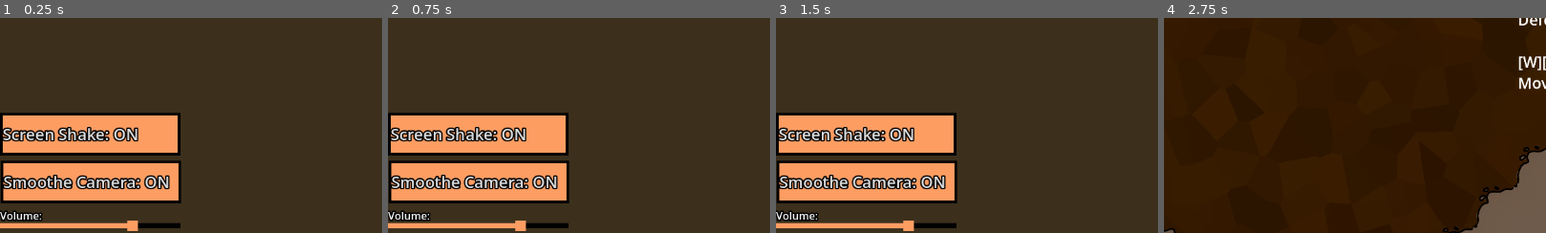
Above: before the commit, frames 1-4 (left to right).
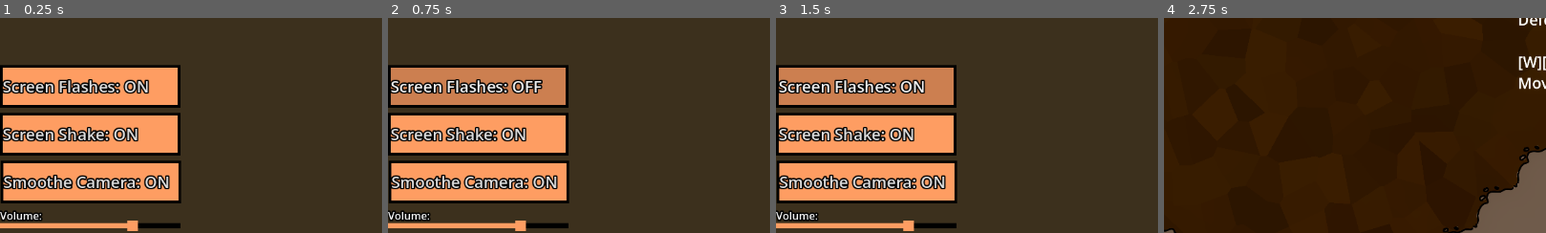
Above: after the commit, the same moments.

Repository: IncrediblyCreativeUsername/Team-Indecisive-Cutthroat-2026
Game: Godot game, scene res://UI/MainMenu.tscn
Same seed, same stepped clock (60 frames per second), same inputs: the game is played once before the commit and once after it.
Inputs (mouse positions are % of the whole screen's width and height, from its top left):
- Up to frame 1 (0.25 s): no input
- Up to frame 2 (0.75 s): click (12, 42) at 0.5 s, where only the run after the commit has a clickable "Screen Flashes: ON"
- Up to frame 3 (1.5 s): click (12, 42) at 1.25 s, where only the run after the commit has a clickable "Screen Flashes: OFF"
- Up to frame 4 (2.75 s): click "Play" at 2 s
The pictures show only the part of the screen within x 0-50%, y 26-76%; the shares and areas given below are measured in that part.

The runs differ from the first frame. In frame 1, 9.2% of the frame differs, in the area x 0-48%, y 21-42%; in frame 2, 9.2%; in frame 3, 9.2%; in frame 4, nothing differs.

Commit message:
Screen flash setting
Added setting to enable/disable screen flashing, hud only shakes when screen shake is enabled

Diff:
--- a/Player/player.gd
+++ b/Player/player.gd
@@ -194,8 +194,9 @@
 			grabbedObject = null
 
 		#damage flash
-		var iFramesRatio = float(Globals.invincible)/float(Globals.invincibilityFrames)
-		animSprite.self_modulate = Color(1,1-iFramesRatio,1-iFramesRatio)
+		if Globals.screenFlash:
+			var iFramesRatio = float(Globals.invincible)/float(Globals.invincibilityFrames)
+			animSprite.self_modulate = Color(1,1-iFramesRatio,1-iFramesRatio)
 
 		#move according to velocity and delta
 		move_and_slide()
--- a/UI/MainMenu.tscn
+++ b/UI/MainMenu.tscn
@@ -61,6 +61,14 @@
 text = "Screen Shake: ON"
 alignment = 0
 
+[node name="ScreenFlash" type="Button" parent="." unique_id=854237453]
+offset_top = 241.0
+offset_right = 272.0
+offset_bottom = 305.0
+theme = ExtResource("2_t6syg")
+text = "Screen Flashes: ON"
+alignment = 0
+
 [node name="SmootheCam" type="Button" parent="." unique_id=12573520]
 offset_left = 1.0
 offset_top = 385.0
@@ -109,5 +117,6 @@
 [connection signal="pressed" from="PrevHat" to="Hats" method="updateHat"]
 [connection signal="pressed" from="Quit" to="." method="_on_quit_pressed"]
 [connection signal="pressed" from="ScreenShake" to="." method="_on_screen_shake_pressed"]
+[connection signal="pressed" from="ScreenFlash" to="." method="_on_screen_flash_pressed"]
 [connection signal="pressed" from="SmootheCam" to="." method="_on_smooth_cam_pressed"]
 [connection signal="value_changed" from="Volume Slider" to="." method="_on_volume_slider_value_changed"]
--- a/UI/hud.gd
+++ b/UI/hud.gd
@@ -24,13 +24,15 @@
 	hpOffset = Vector2(sin(lifetime * 20),sin(lifetime * 50)) * iFramesRatio * 5.
 	hp.self_modulate = Color(1,1-iFramesRatio,1-iFramesRatio)
 	$Health2.self_modulate = Color(1,1-iFramesRatio,1-iFramesRatio)
-	hp.position = hpPos + hpOffset
-	$Health2.position = hpPos + hpOffset
+	if Globals.screenShake:
+		hp.position = hpPos + hpOffset
+		$Health2.position = hpPos + hpOffset
 
 	#flash white
-	var hpFlash = max(iFramesRatio,Globals.eatFlash/Globals.eatFlashMax)
-	hp.material.set_shader_parameter("flash",hpFlash * 0.5)
+	if Globals.screenFlash:
+		var hpFlash = max(iFramesRatio,Globals.eatFlash/Globals.eatFlashMax)
+		hp.material.set_shader_parameter("flash",hpFlash * 0.5)
 
-	#hunger flash white
-	var hungerFlash = Globals.PhilipEatFlash/Globals.eatFlashMax
-	hunger.material.set_shader_parameter("flash",hungerFlash * 0.5)
+		#hunger flash white
+		var hungerFlash = Globals.PhilipEatFlash/Globals.eatFlashMax
+		hunger.material.set_shader_parameter("flash",hungerFlash * 0.5)
--- a/UI/main_menu.gd
+++ b/UI/main_menu.gd
@@ -17,6 +17,10 @@
 		$ScreenShake.text = "Screen Shake: ON"
 	else:
 		$ScreenShake.text = "Screen Shake: OFF"
+	if Globals.screenFlash:
+		$ScreenFlash.text = "Screen Flashes: ON"
+	else:
+		$ScreenFlash.text = "Screen Flashes: OFF"
 	$"Volume Slider".value = (AudioServer.get_bus_volume_db(AudioServer.get_bus_index("Master"))*3)+75
 
 func _on_play_pressed() -> void:
@@ -60,3 +64,11 @@
 		$SmootheCam.text = "Smoothe Camera: ON"
 	else:
 		$SmootheCam.text = "Smoothe Camera: OFF"
+
+
+func _on_screen_flash_pressed() -> void:
+	Globals.screenFlash = !Globals.screenFlash
+	if Globals.screenFlash:
+		$ScreenFlash.text = "Screen Flashes: ON"
+	else:
+		$ScreenFlash.text = "Screen Flashes: OFF"
--- a/globals.gd
+++ b/globals.gd
@@ -19,6 +19,7 @@
 var hungry := false
 var screenShake := true
 var smootheCam := true
+var screenFlash := true
 
 func _ready():
 	AudioServer.add_bus_effect(0,AudioEffectLowPassFilter.new(),0)
Not shown: 1 places in UI/HUD.tscn that only renumber resources
